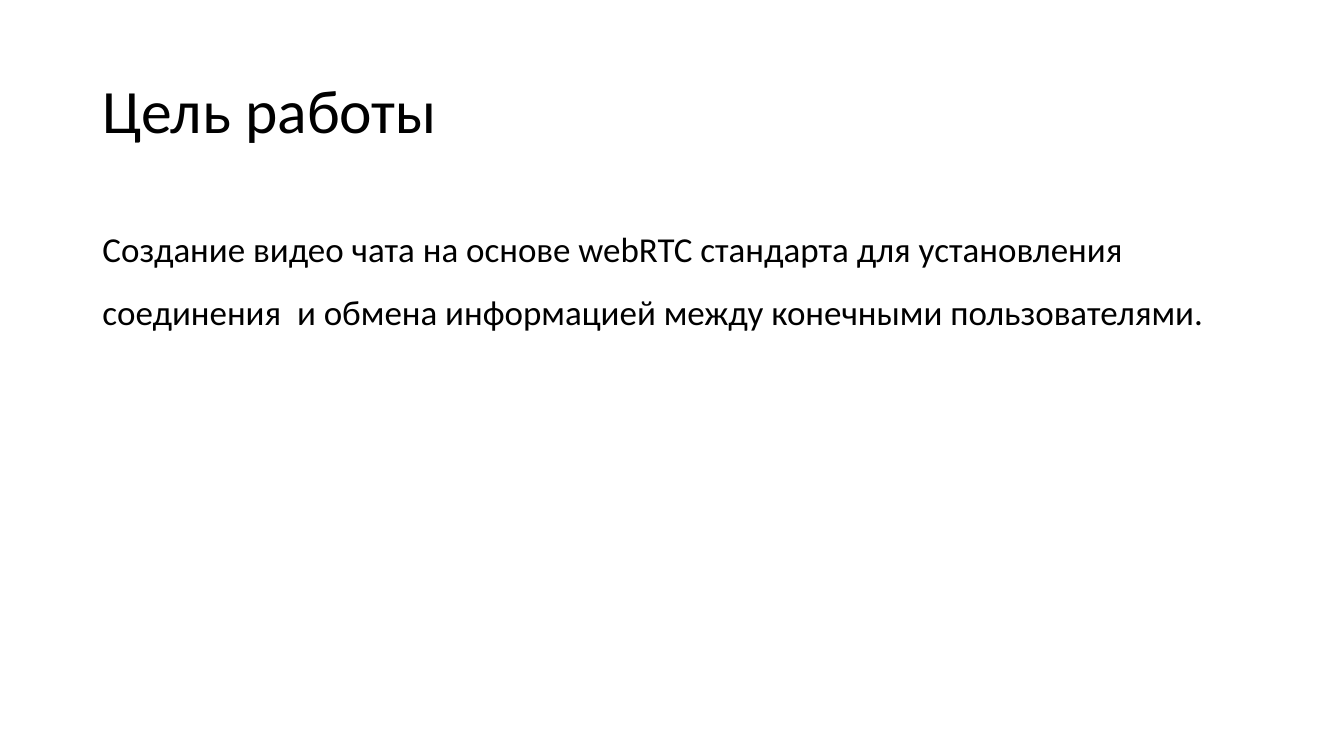
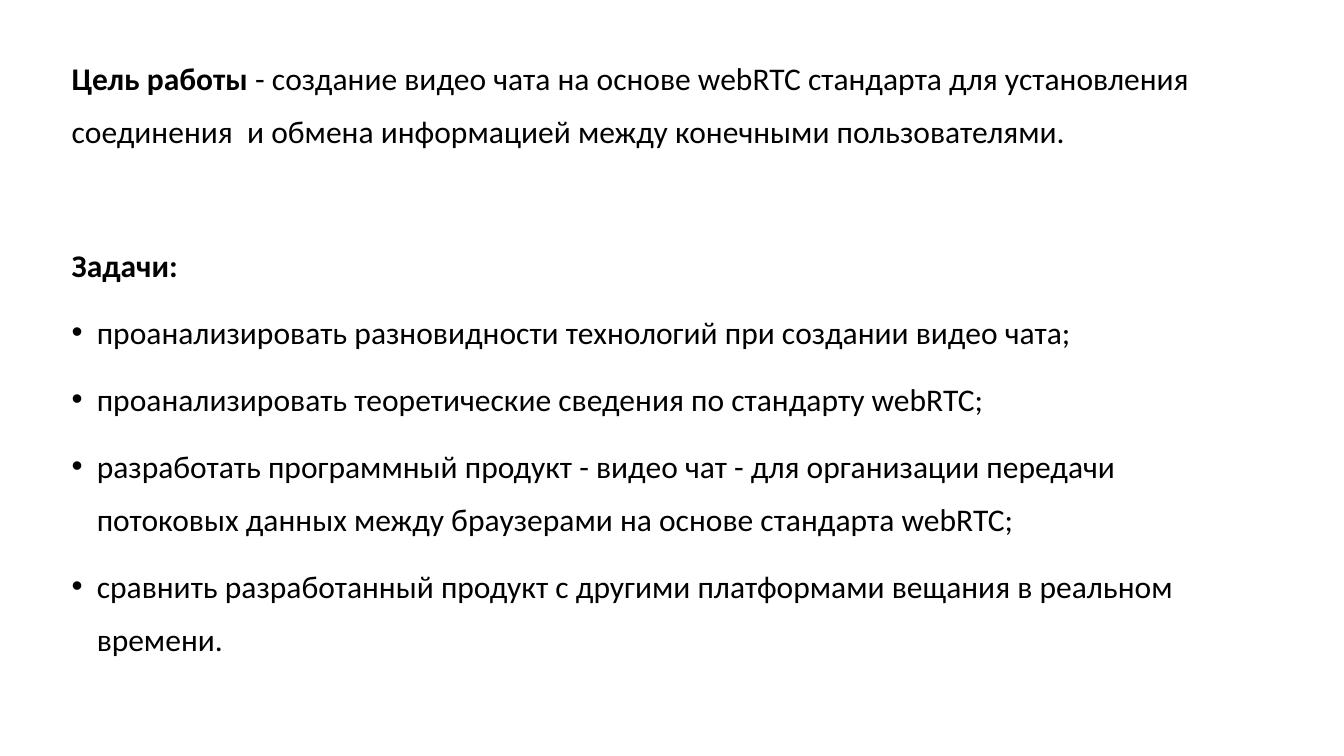
Before and after one commit to vladstarikov88/diploma, a slide deck: slide 2 of presentation.pptx. Drawn at 1344x756 pixels with LibreOffice and Linux fonts; fonts in the diff are those of the drawing. Boxes give left, top, right and bottom in pixels: in the first picture for what was removed or moved away, otherwise in the second. Text is boxed around its words. In the diff, an @@ line names an element or a change of style, - is before the commit and + after.

```diff
--- a/presentation.pptx
+++ b/presentation.pptx
@@ text at box(72, 68, 1189, 656): text changed; size 25 to 22.5 pt @@
-Создание видео чата на основе webRTC стандарта для установления соединения и обмена информацией между конечными пользователями.
+Цель работы - создание видео чата на основе webRTC стандарта для установления соединения и обмена информацией между конечными пользователями.
+Задачи:
+• проанализировать разновидности технологий при создании видео чата;
+• проанализировать теоретические сведения по стандарту webRTC;
+• разработать программный продукт - видео чат - для организации передачи потоковых данных между браузерами на основе стандарта webRTC;
+• сравнить разработанный продукт с другими платформами вещания в реальном времени.
@@ title removed at box(102, 91, 437, 143) @@
-Цель работы
```
Also in this commit, not shown: 8 other slides changed, 1 slide added, 10 slides removed, 3 other files.
